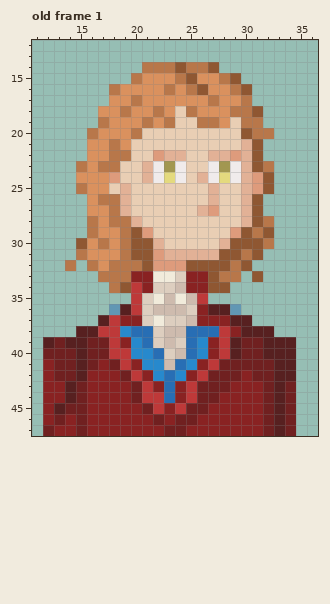
Pixel-art file: Sprites/personagens/fase 4/caras/saint-just.aseprite. That is the earlier state.
48x48 pixels, 1 frame. Shown: old frame 1: x 11..36, y 12..47. The commit also changed other frames, which this record leaves out.
After:
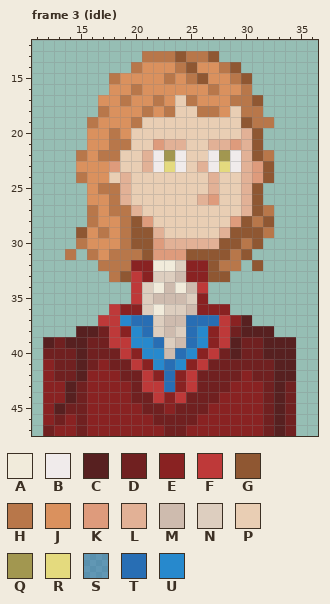
Palette (. is transparent): A #f1ebdb  B #f0ebeb  C #572020  D #702020  E #892222  F #be3939  G #8f5732  H #b8774a  J #da915e  K #de9b7c  L #e2b196  M #cebbae  N #ddcebf  P #e9ceb4  Q #a29750  R #e4da7e  S #286eb47c  T #286eb4  U #2789cd
A new or re-ordered frame is compared with the old frame closest to it.
The exact change:
frames 1 -> 9
layer "base" now hidden
layer "cabeça/*rosto" added
layer "pescoço/gola casaco" added
layer "pescoço/gola" added
layer "pescoço/lenço" added
layer "gola casaco" removed
layer "gola" removed
layer "lenço" removed
--- frame 3 (idle) is new; against old frame 1
@@ x 11..36 @@
 12 ..........................
-13 ..........................
-14 ..........HHHGHHG.........
-15 .........HJJJHGJJHG.......
-16 .......HJJJJHJHGJJHG......
-17 .......JJHJJJJJJHJJH......
-18 ......JJHJJHJPHJJJHHG.....
-19 ......HJJJHJHPPHHJPHH.....
-20 .....HJJJHPPPPPPPPPGHH....
-21 .....JJHJPPPPPPPPPPLG.....
-22 .....JJHHPPKLLPPLLKLG.....
-23 ....HJHHPPLBQBPPBQBLGH....
-24 ....JJJKPPLBRBPLBRBLKG....
-25 ....HJJPLPPPPPPPLPPLKG....
-26 .....JHHLPPPPPPPLPPLG.....
-27 .....JJHLPPPPPPLKPPLG.....
-28 .....HJHHLPPPPPPPPPLGH....
-29 .....HJJHGKPPPPPPPKGHG....
-30 ....GJHJHGGLPPPPPLGGGH....
-31 ....HJJJHGGKLLLLLGGHG.....
-32 ...H.HJHHHGKKKGGGGHG......
-33 ......HHHEEAANEEGHH.G.....
-34 .......HGFENNMEEGG........
-35 .........FNAMAMF..........
-36 .......SCFNMMMNECCS.......
-37 ......CFEENANNMEEECC......
-38 ....CCFFUTTNMMTTTFECCC....
-39 .CDCCDDFEUTNMNTUEFCDDCCC..
-40 .DDDCDDFFUUTNMTUEFCDDCCC..
-41 .EDDCDEDFEUUMTUEFDDDDDCC..
-42 .EDDCEEEDFEUTUEFDDDEDDCC..
-43 .EECDEEEEDFETEFDDDEEEDCD..
-44 .EECDEEEEDFFTEFDDEEEEDCD..
-45 .ECDDEEEEEDFEFDDEEEEEDCD..
-46 .EDEDEEEEEEDEDDEEEEEEDCD..
+13 ..........HHHGHHG.........
+14 .........HJJJHGJJHG.......
+15 .......HJJJJHJHGJJHG......
+16 .......JJHJJJJJJHJJH......
+17 ......JJHJJHJPHJJJHHG.....
+18 ......HJJJHJHPPHHJPHH.....
+19 .....HJJJHPPPPPPPPPGHH....
+20 .....JJHJPPPPPPPPPPLG.....
+21 .....JJHHPPKLLPPLLKLG.....
+22 ....HJHHPPLBQBPPBQBLGH....
+23 ....JJJKPPLBRBPLBRBLKG....
+24 ....HJJPLPPPPPPPLPPLKG....
+25 .....JHHLPPPPPPPLPPLG.....
+26 .....JJHLPPPPPPLKPPLG.....
+27 .....HJHHLPPPPPPPPPLGH....
+28 .....HJJHGKPPPPPPPKGHG....
+29 ....GJHJHGGLPPPPPLGGGH....
+30 ....HJJJHGGKLLLLLGGHG.....
+31 ...H.HJHHHGKKKGGGGHG......
+32 ......HHHEEAANEEGHH.G.....
+33 .......HGFENNMEEGG........
+34 .........FNAMAMF..........
+35 .........FNMMMNE..........
+36 .......FEENANNMEEE........
+37 ......FFUTTNMMTTTFEC......
+38 ....CCDFEUTNMNTUEFDCCC....
+39 .CDCCDDFFUUTNMTUEFCDDCCC..
+40 .DDDCDDDFEUUMTUEFDCDDCCC..
+41 .EDDCDEDDFEUTUEFDDDDDDCC..
+42 .EDDCEEEDDFETEFDDDDEDDCC..
+43 .EECDEEEEDFFTEFDDDEEEDCD..
+44 .EECDEEEEDDFEFDDDEEEEDCD..
+45 .ECDDEEEEEDDEDDDEEEEEDCD..
+46 .EDEDEEEEEEDDDDEEEEEEDCD..
 47 .DEEDEEEEEEEDDEEEEEEEDCD..
